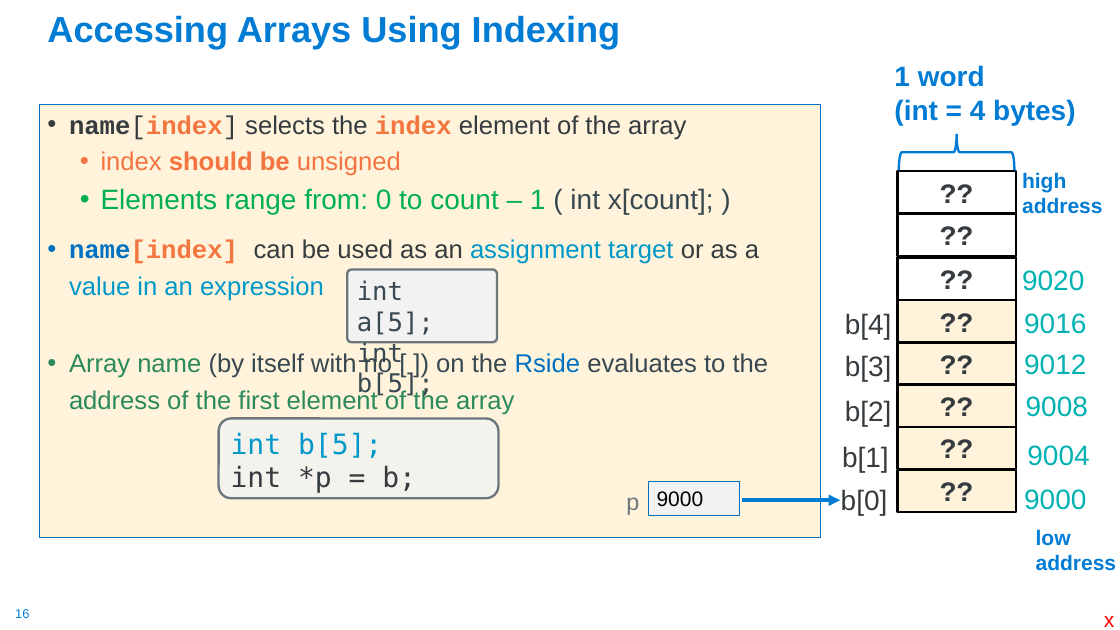
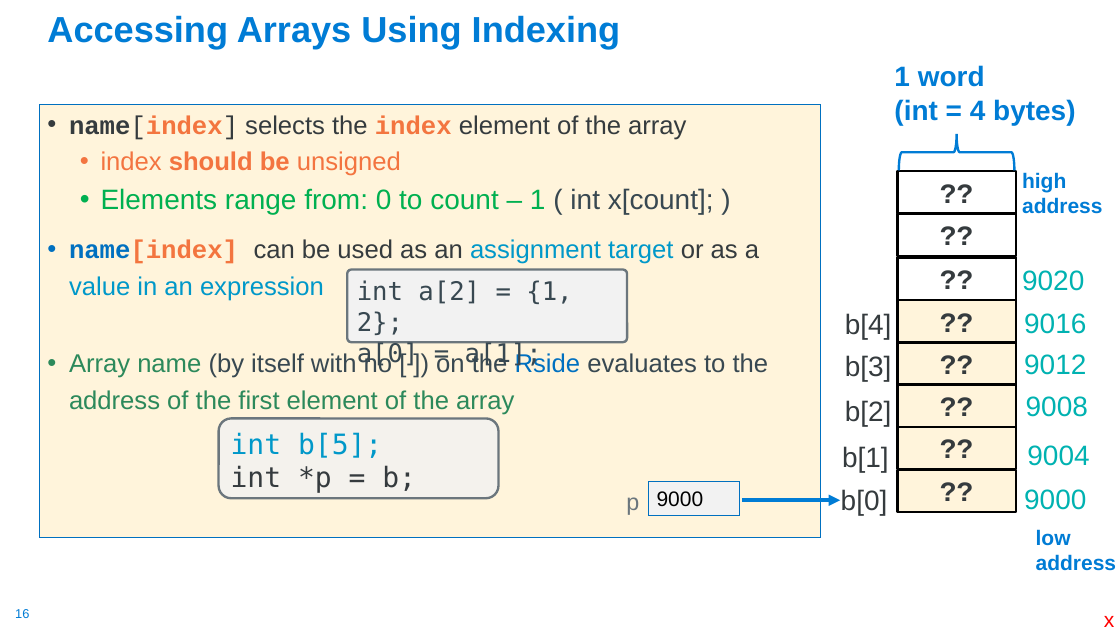
Before and after one commit to cse30-sp24/Muller-Slides, a slide deck: slide 16 of Lecture-6.pptx. Drawn at 1120x630 pixels with LibreOffice and Linux fonts; fonts in the diff are those of the drawing. Boxes give left, top, right and bottom in pixels: in the first picture for what was removed or moved away, otherwise in the second. Text is boxed around its words. In the diff, an @@ line names an element or a change of style, - is before the commit and + after.

```diff
--- a/Lecture-6.pptx
+++ b/Lecture-6.pptx
@@ rounded rectangle "int a[2] = {1, 2};" resized from (x1=347, y1=270, x2=497, y2=343) to (x1=347, y1=270, x2=627, y2=343) @@
@@ text in rounded rectangle at (x1=357, y1=280, x2=572, y2=367): text changed @@
-int a[5];
-int b[5];
+int a[2] = {1, 2};
+a[0] = a[1];
```
Also in this commit, not shown: 8 other slides changed, 52 slides removed, 4 other files.
